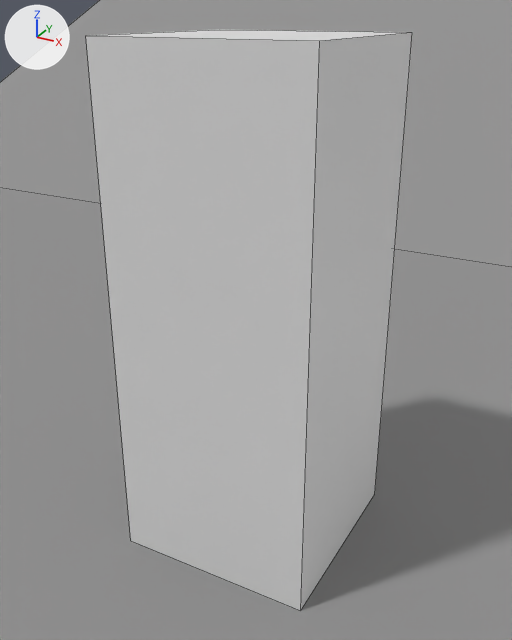
The Blender file Source/CharacterController_ThirdPerson.blend as it was, and as the next commit left it.
Both versions are drawn from a 50 mm lens placed at (1.22, -2.25, 2.08), pointed at (-0.18, 0.3, 0.8). Every picture has the same lights, and +X, +Y and +Z are marked at upper left. Mesh edges are drawn as thin lines.

Before the edit, the objects in view are built like this:
```python
me_cube_001 = bpy.data.meshes.new('Cube.001')
me_cube_001.from_pydata(...)  # a box spanning x -0.4..0.4, y -0.4..0.4, z -1.0..1.0
me_plane = bpy.data.meshes.new('Plane')
me_plane.from_pydata(...)  # 12 vertices, 5 faces; spans x -8.0..8.0, y -14.4..17.1, z 0.0..4.3
me_plane.materials.append(mat_testground1)  # grey #969696
ob_cube = bpy.data.objects.new('Cube', me_cube_001)
ob_cube.location = (0.0, 0.0, 1.0)
ob_testground = bpy.data.objects.new('TestGround', me_plane)
ob_testground.location = (0.0, 0.0, 0.0)
```
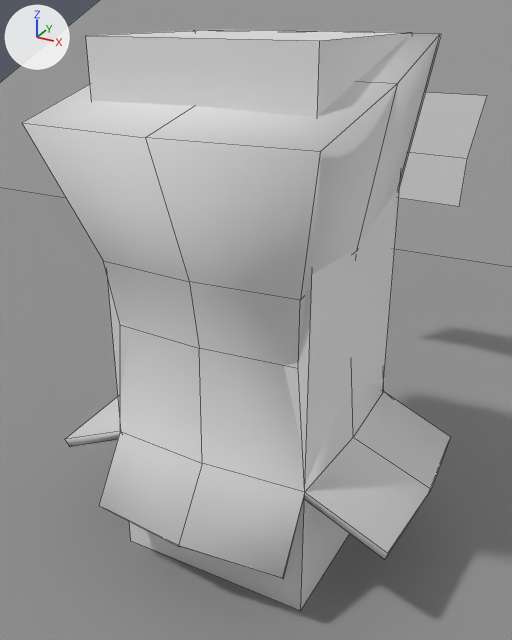
The change, as a list of edits to the scene's bpy script:
```text
Add mat_paperboxguy:
    mat_paperboxguy = diffuse_material('PaperboxGuy')
    mat_paperboxguy.base_color = (0.8, 0.8, 0.8)  # white #e7e7e7
Add mat_paperboxguy_eye:
    mat_paperboxguy_eye = diffuse_material('PaperboxGuy_eye')
    mat_paperboxguy_eye.base_color = (0.8, 0.8, 0.8)  # white #e7e7e7
Add me_paperboxguy:
    me_paperboxguy.from_pydata(...)  # 242 vertices, 244 faces; spans x -0.81..0.81, y -0.71..1.79, z -1.2..0.98
    me_paperboxguy.polygons.foreach_set('use_smooth', [True] * 244)
    # faces by material slot: [236, 8]
    me_paperboxguy.materials.append(mat_paperboxguy)  # white #e7e7e7
    me_paperboxguy.materials.append(mat_paperboxguy_eye)  # white #e7e7e7
Add ob_paperboxguy_mesh:
    ob_paperboxguy_mesh = bpy.data.objects.new('PaperboxGuy_Mesh', me_paperboxguy)
    ob_paperboxguy_mesh.location = (0.0, 0.0, 1.098)
    ob_paperboxguy_mesh.scale = (0.919, 0.919, 0.919)
```

Pixel boxes [x1, y1, x2, y2] of what changed, in the pictures (512 x 640 px):
'PaperboxGuy_Mesh', added
    after: [22, 30, 487, 579]
    faces in mat_paperboxguy (white #e7e7e7): [22, 30, 450, 579]
    faces in mat_paperboxguy_eye (white #e7e7e7): [399, 34, 487, 206]
'Cube', unchanged, covered by the edit
    both: [86, 30, 412, 611]
